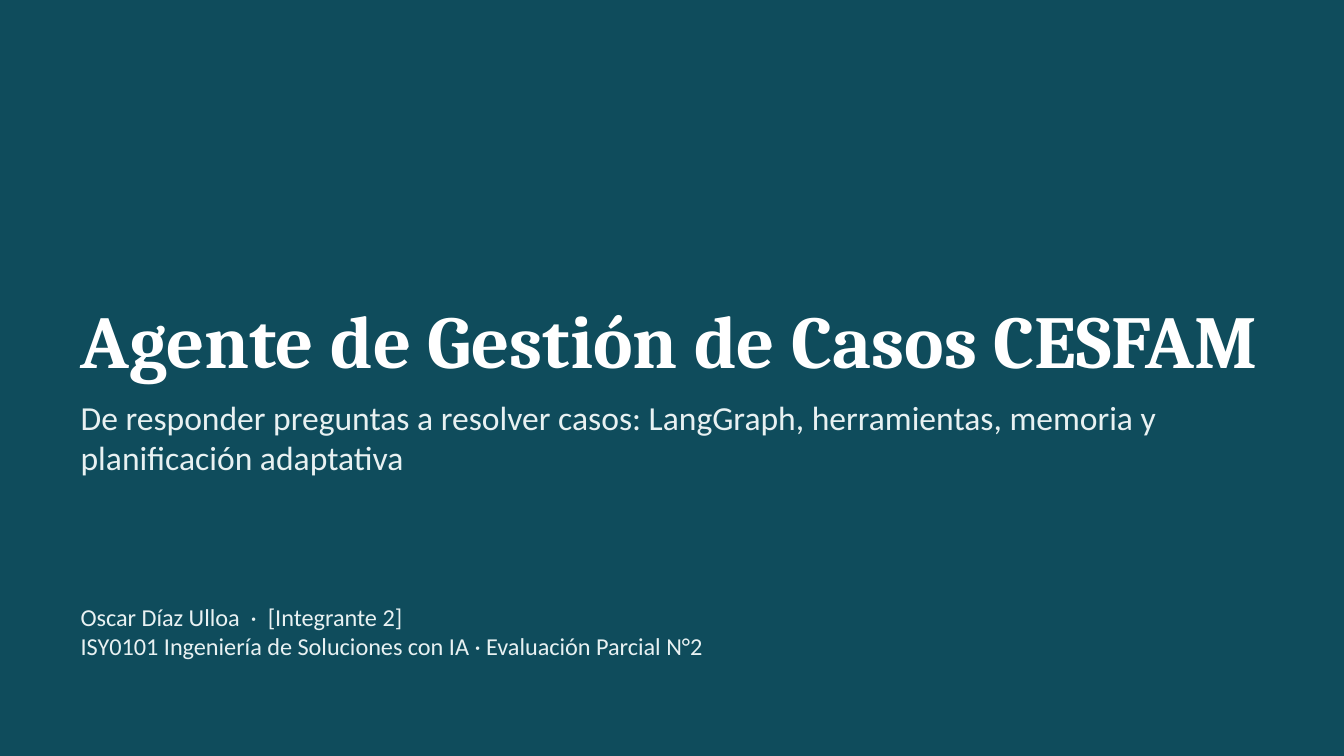
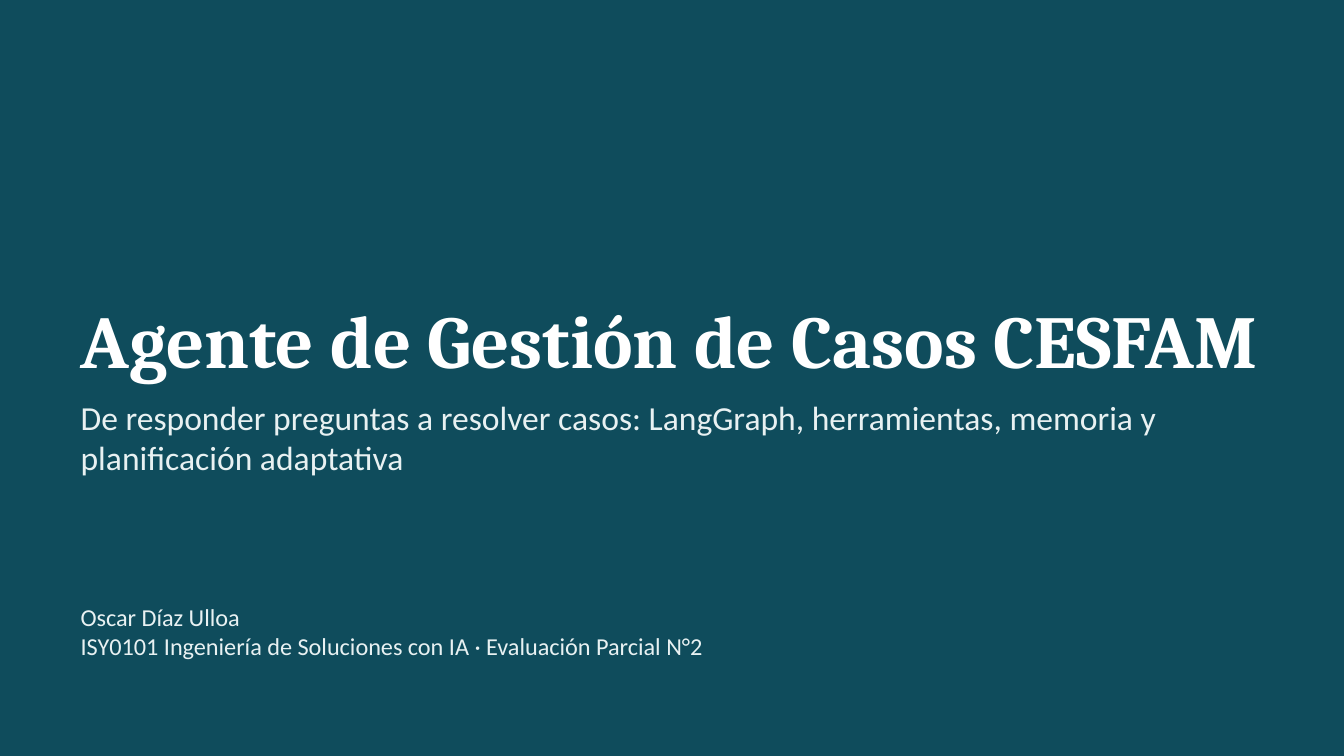
Before and after one commit to osdiazu/ISY0101-ep02-oscar-diaz, a slide deck: slide 1 of docs/Presentacion_EP2_CESFAM.pptx. Drawn at 1344x756 pixels with LibreOffice and Linux fonts; fonts in the diff are those of the drawing. Boxes give left, top, right and bottom in pixels: in the first picture for what was removed or moved away, otherwise in the second. Text is boxed around its words. In the diff, an @@ line names an element or a change of style, - is before the commit and + after.

```diff
--- a/docs/Presentacion_EP2_CESFAM.pptx
+++ b/docs/Presentacion_EP2_CESFAM.pptx
@@ text at [81,609,240,626]: text changed @@
-Oscar Díaz Ulloa · [Integrante 2]
+Oscar Díaz Ulloa
```
Also in this commit, not shown: 1 other slide changed, 5 other files.
